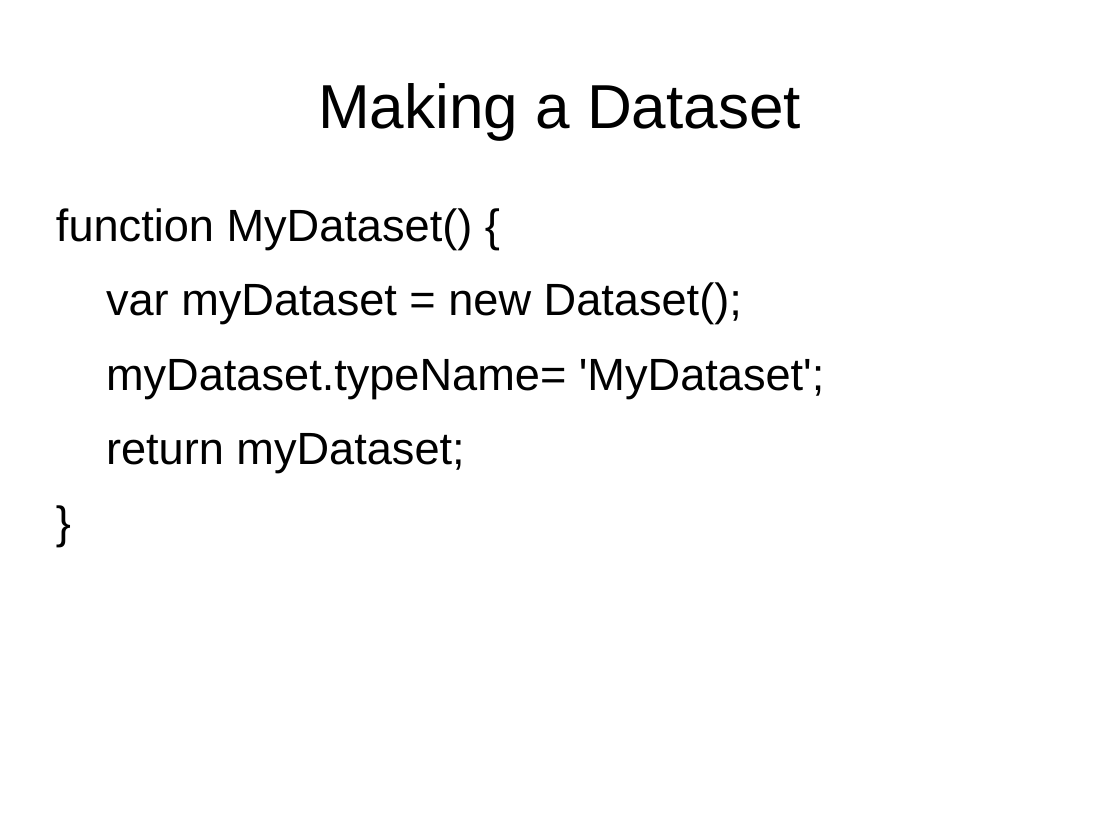
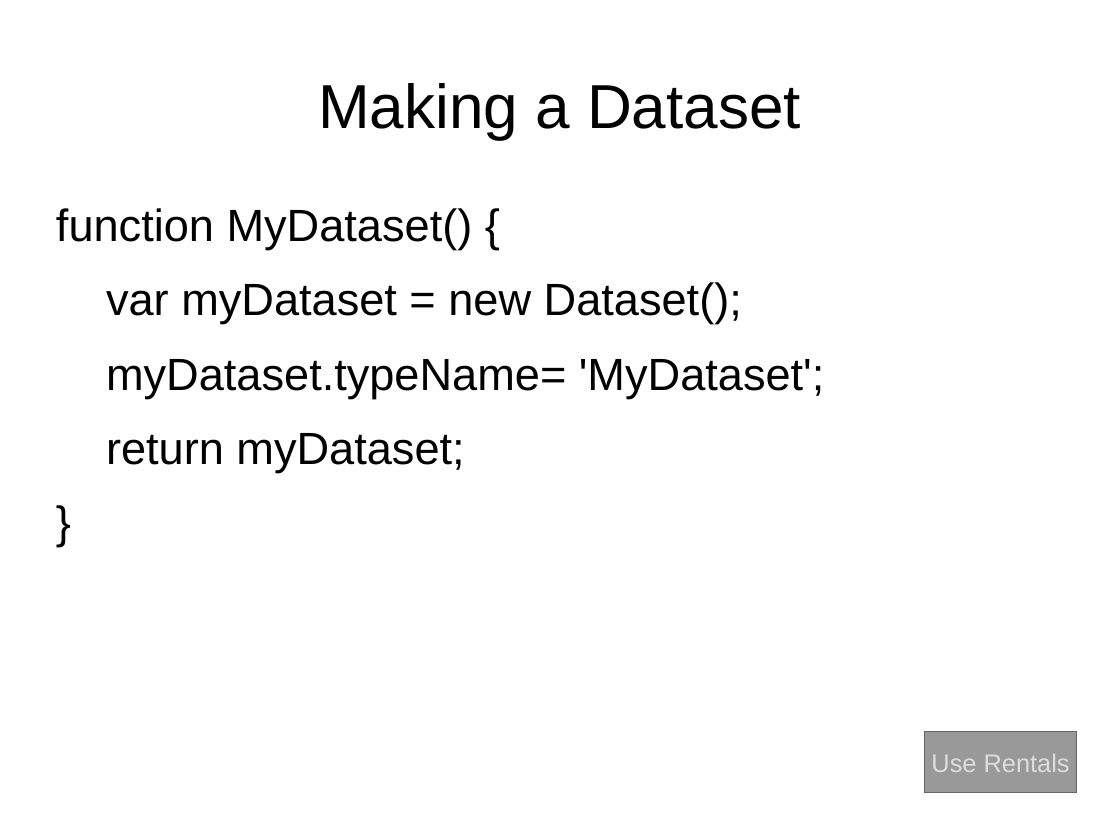
Before and after one commit to jrosendahl/denverJS-20140605-throwarm, a slide deck: slide 11 of presentation.odp (slide 10 before the commit). Drawn at 1120x840 pixels with LibreOffice and Linux fonts; fonts in the diff are those of the drawing. Boxes give left, top, right and bottom in pixels: in the first picture for what was removed or moved away, otherwise in the second. Text is boxed around its words. In the diff, an @@ line names an element or a change of style, - is before the commit and + after.

```diff
--- a/presentation.odp
+++ b/presentation.odp
@@ rectangle added at [925,732,1077,793], fill #999999, outline #666666 0 pt, 18 pt, text #DDDDDD @@
+Use Rentals
```
Also in this commit, not shown: 5 other slides changed, 1 slide added, 1 other file.
